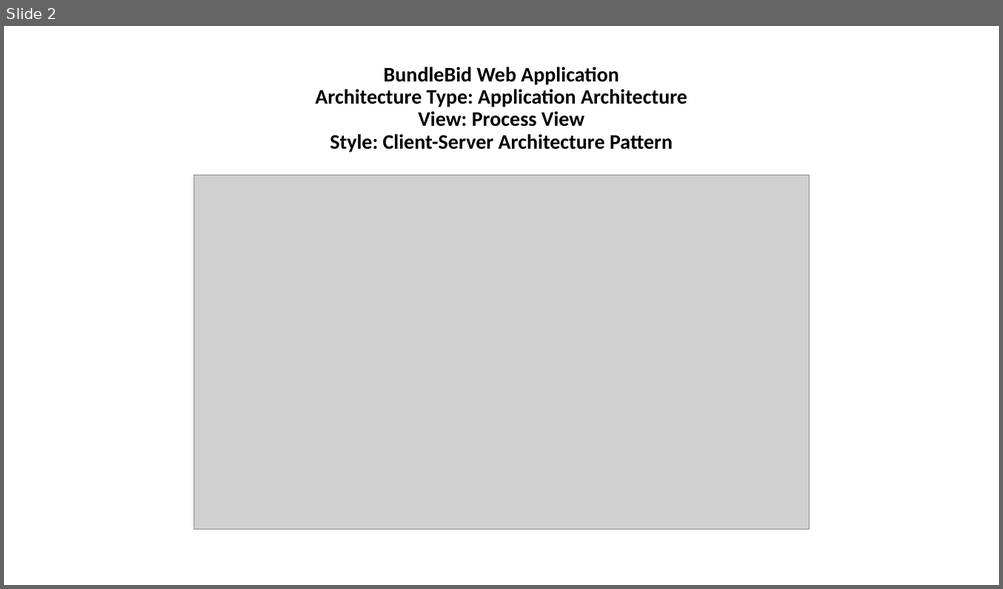
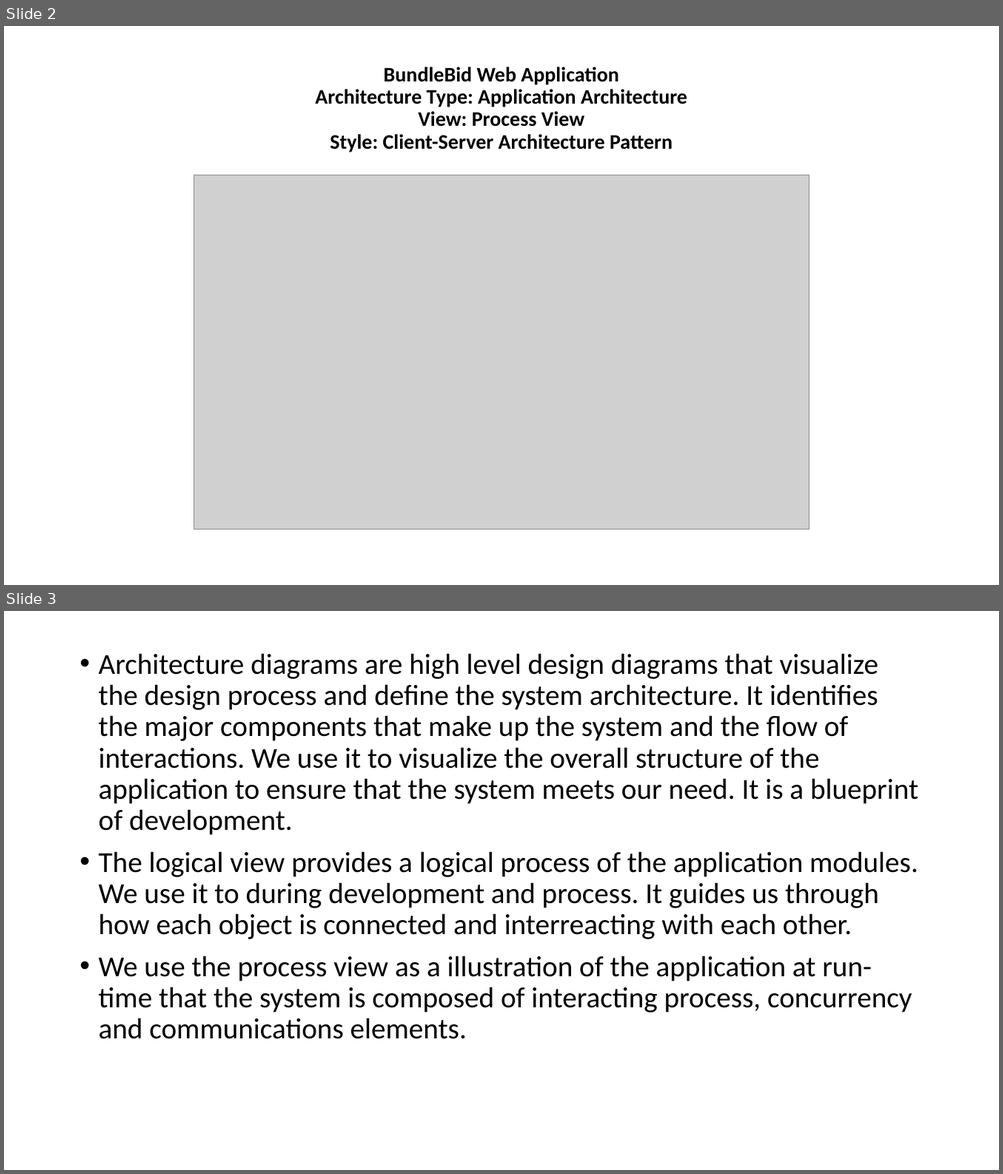
Before and after one commit to scottsun17/BundleBid, a slide deck: BusinessDocuments/_W9_Architecture Diagrams.pptx. Shown one above the other, each under a label of ours: slide 2 before the commit, slides 2 and 3 after it. The pictures are 1003x589 and 1003x1174 pixels, drawn with LibreOffice and Linux fonts; fonts in the diff are those of the drawing; grey boxes stand for pictures. Boxes give left, top, right and bottom in pixels: in the first picture for what was removed or moved away, otherwise in the second. Text is boxed around its words. In the diff, an @@ line names an element or a change of style, - is before the commit and + after.

```diff
--- a/BusinessDocuments/_W9_Architecture Diagrams.pptx
+++ b/BusinessDocuments/_W9_Architecture Diagrams.pptx
@@ slide 3 added at [4, 611, 999, 1170], background #FFFFFF @@
@@ text added at [99, 653, 918, 1039], 28 pt, text #000000 @@
+• Architecture diagrams are high level design diagrams that visualize the design process and define the system architecture. It identifies the major components that make up the system and the flow of interactions. We use it to visualize the overall structure of the application to ensure that the system meets our need. It is a blueprint of development.
+• The logical view provides a logical process of the application modules. We use it to during development and process. It guides us through how each object is connected and interreacting with each other.
+• We use the process view as a illustration of the application at run-time that the system is composed of interacting process, concurrency and communications elements.
```
Also in this commit, not shown: 5 other files.
